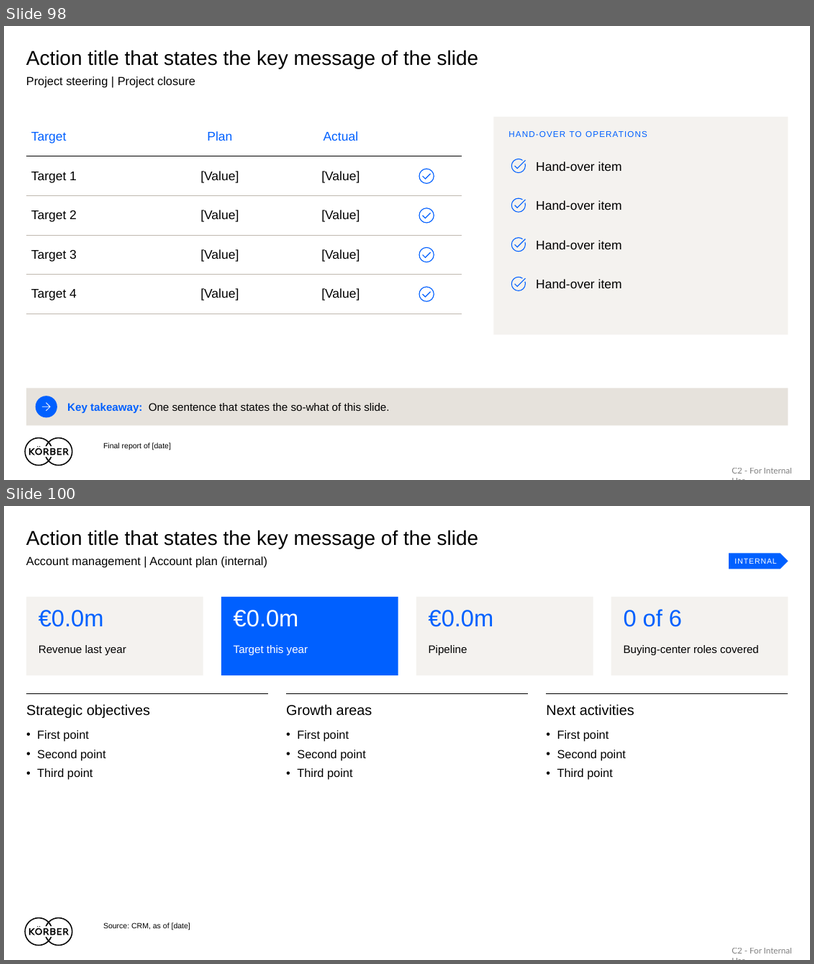
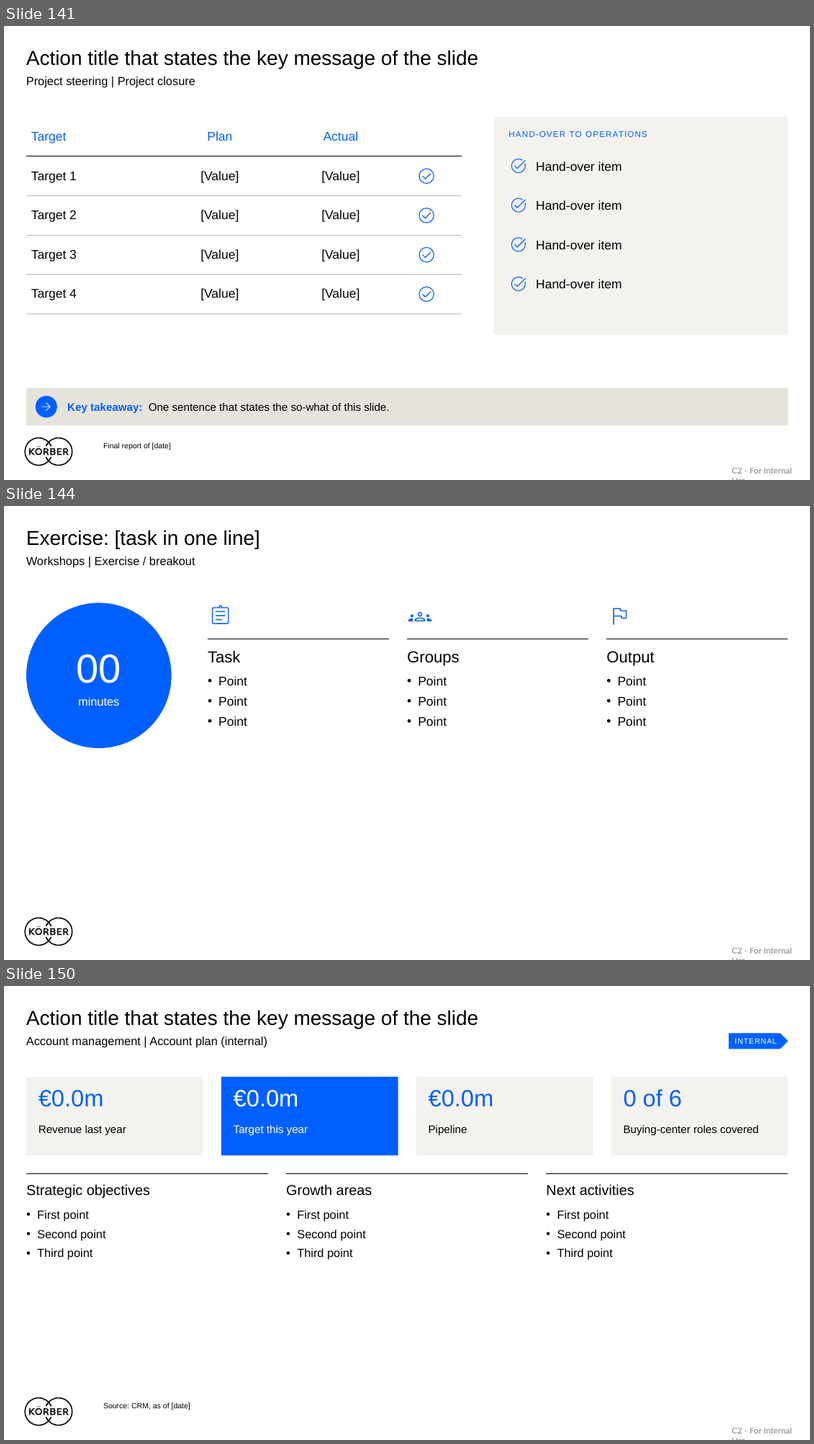
Before and after one commit to lukas-marketing-ops/lukas-marketing-ops, a slide deck: slide-library/Koerber_Slide_Library_2026_EN.pptx. Shown one above the other, each under a label of ours: slides 98 and 100 before the commit, slides 141, 144 and 150 after it; the slides between them are not shown. The pictures are 814x964 and 814x1444 pixels, drawn with LibreOffice and Linux fonts; fonts in the diff are those of the drawing. Boxes give left, top, right and bottom in pixels: in the first picture for what was removed or moved away, otherwise in the second. Text is boxed around its words. In the diff, an @@ line names an element or a change of style, - is before the commit and + after.

```diff
--- a/slide-library/Koerber_Slide_Library_2026_EN.pptx
+++ b/slide-library/Koerber_Slide_Library_2026_EN.pptx
@@ slide 144 added at (4,506,810,960), background #FFFFFF; not listed: 2 template elements that a slide beside it also shows @@
@@ title added at (26,530,260,549), 24 pt, text #000000 @@
+Exercise: [task in one line]
@@ text added at (26,556,196,568), 14 pt, text #000000 @@
+Workshops | Exercise / breakout
@@ ellipse added at (26,602,172,748), fill #0060FF, 14 pt, text #FFFFFF @@
+00
+minutes
@@ freeform shape added at (208,602,233,628), fill #0060FF @@
@@ freeform shape added at (407,602,433,628), fill #0060FF @@
@@ freeform shape added at (607,602,633,628), fill #0060FF @@
@@ line added from (208, 639) to (389, 639), #000000 0.75 pt @@
@@ text added at (208,651,240,663), 19 pt, text #000000 @@
+Task
@@ line added from (407, 639) to (589, 639), #000000 0.75 pt @@
@@ text added at (407,651,460,666), 19 pt, text #000000 @@
+Groups
@@ text added at (607,651,654,666), 19 pt, text #000000 @@
+Output
@@ line added from (607, 639) to (789, 639), #000000 0.75 pt @@
@@ text added at (219,676,247,726), 15 pt, text #000000 @@
+• Point
+• Point
+• Point
@@ text added at (418,676,447,726), 15 pt, text #000000 @@
+• Point
+• Point
+• Point
@@ text added at (618,676,647,726), 15 pt, text #000000 @@
+• Point
+• Point
+• Point
@@ what was slide 98 is now slide 141 @@
@@ what was slide 100 is now slide 150 @@
```
Also in this commit, not shown: 9 slides changed, 54 other slides added, 1 slide removed, 5 other files.
